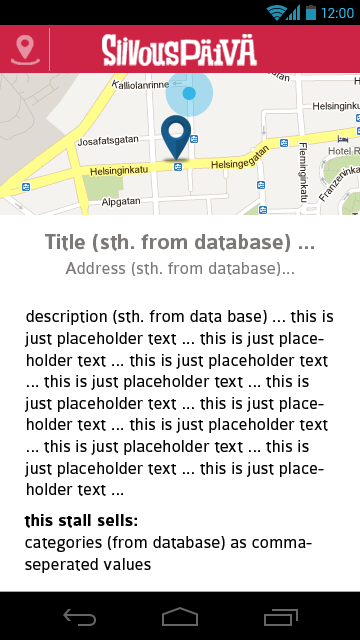
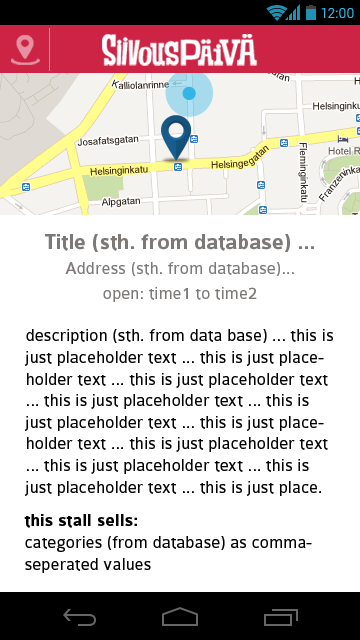
Revision of a layered 360px x 640px image; what changed, layer by layer:
added layer "open: time1 to time2" in group "info" over [103, 287, 257, 302]
painted on "description (sth. from data base) ... this is just placeholder" over [24, 310, 333, 496]
hid "Background" over [0, 287, 360, 592]
